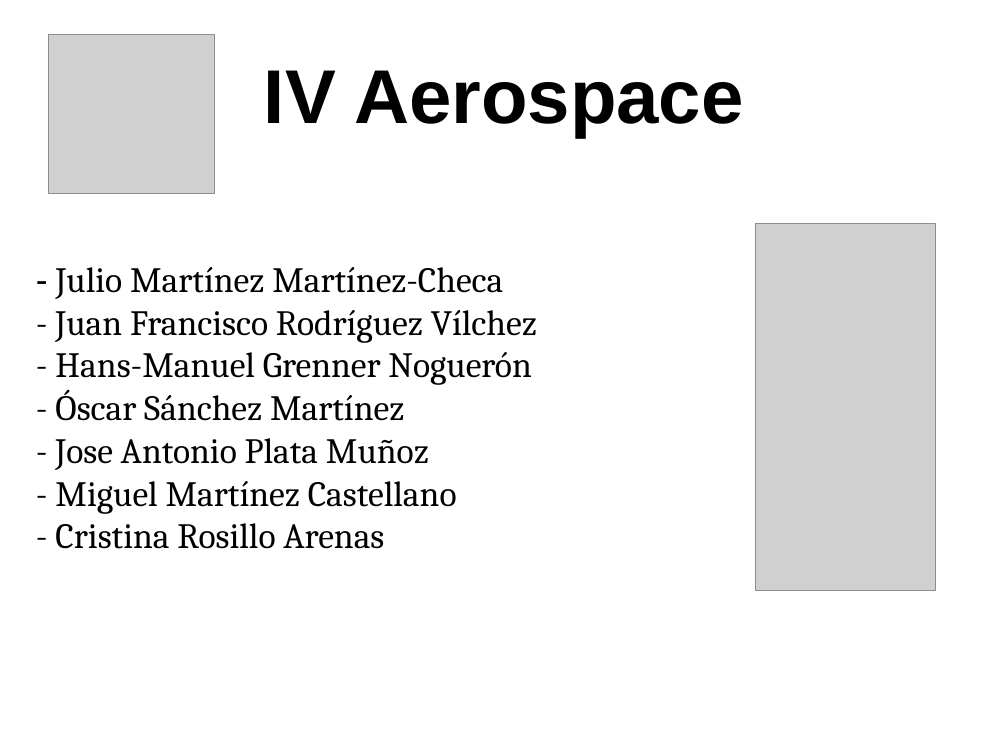
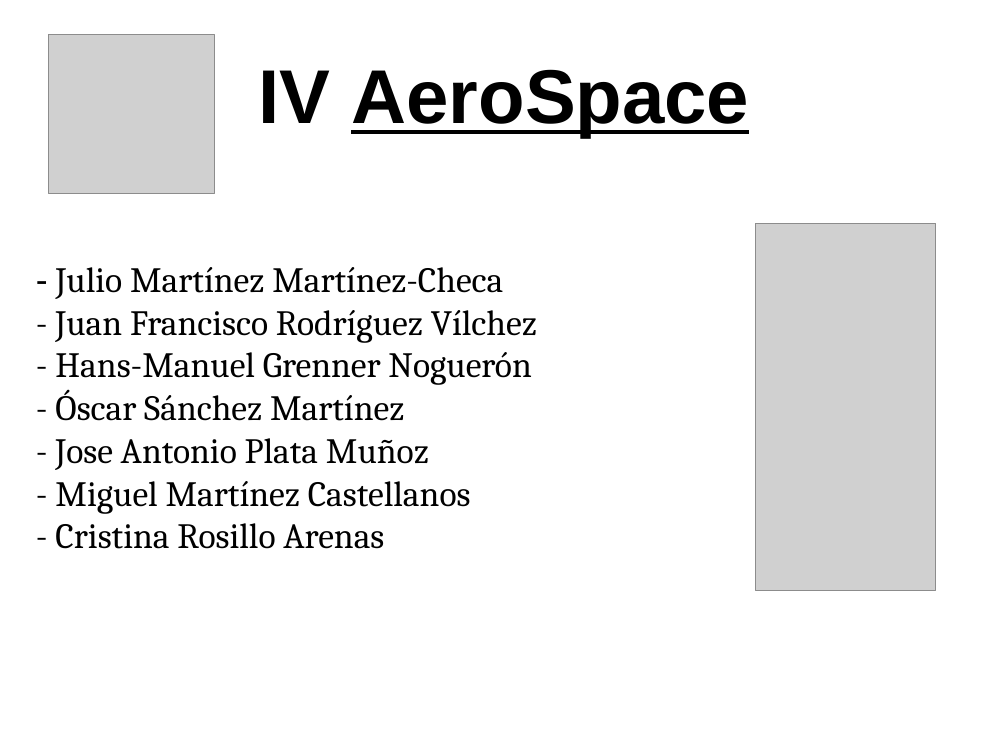
Before and after one commit to juanfranrv/PresentacionIV, a slide deck: slide 1 of presentacion.odp. Drawn at 1008x756 pixels with LibreOffice and Linux fonts; fonts in the diff are those of the drawing; grey boxes stand for pictures. Boxes give left, top, right and bottom in pixels: in the first picture for what was removed or moved away, otherwise in the second. Text is boxed around its words. In the diff, an @@ line names an element or a change of style, - is before the commit and + after.

```diff
--- a/presentacion.odp
+++ b/presentacion.odp
@@ title at [258, 69, 749, 138]: text changed @@
-IV Aerospace
+IV AeroSpace
@@ subtitle at [55, 481, 471, 514]: text changed @@
-- Miguel Martínez Castellano
+- Miguel Martínez Castellanos
```
Also in this commit, not shown: 2 slides added.
